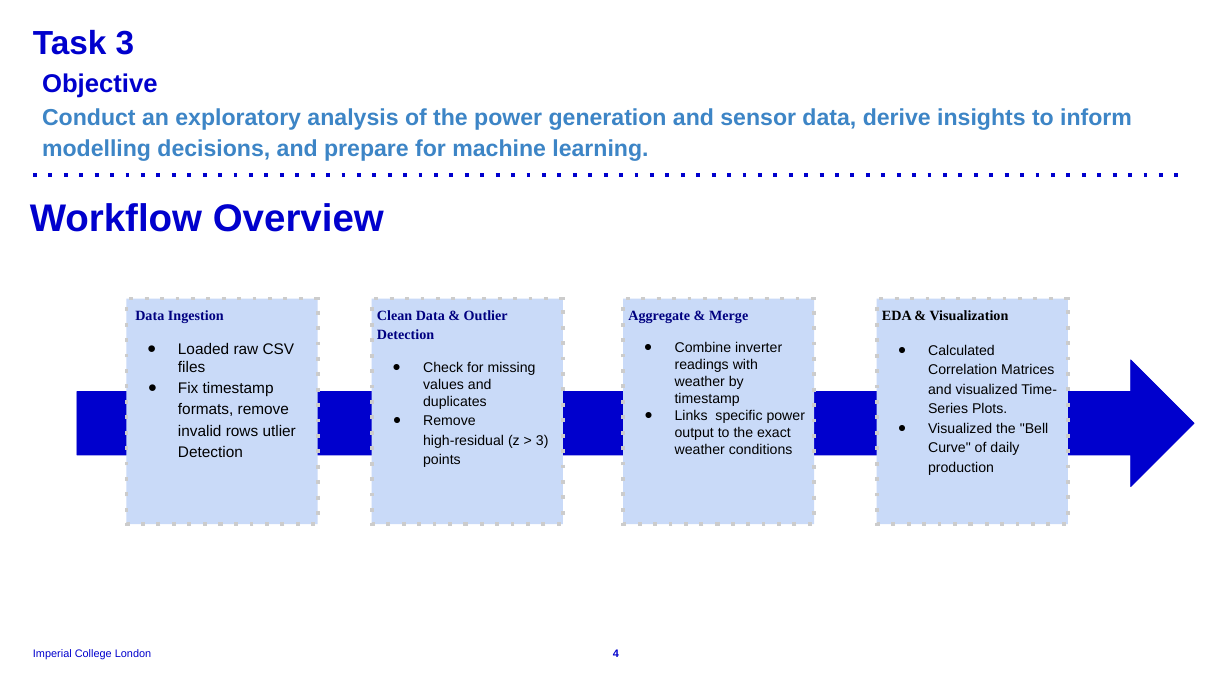
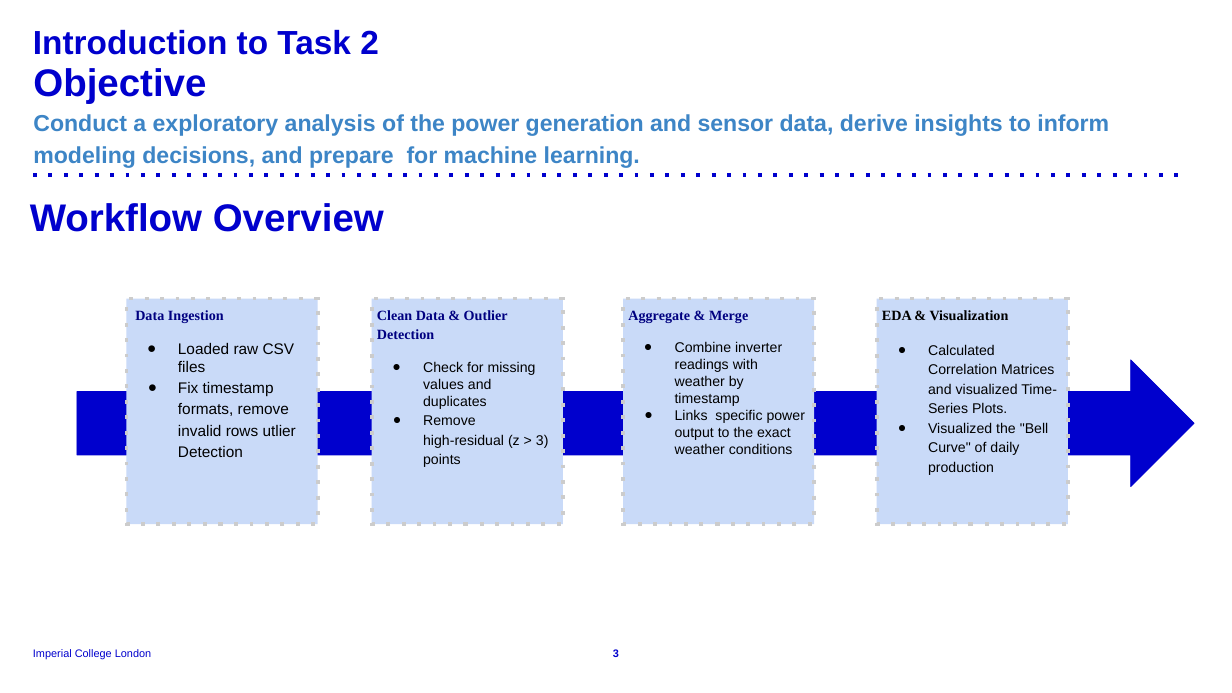
Before and after one commit to 852-mwkh/CIVE70111-Machine-Learning---Group-11, a slide deck: slide 3 of Machine Learning coursework presentation.pptx (slide 4 before the commit). Drawn at 1232x693 pixels with LibreOffice and Linux fonts; fonts in the diff are those of the drawing. Boxes give left, top, right and bottom in pixels: in the first picture for what was removed or moved away, otherwise in the second. Text is boxed around its words. In the diff, an @@ line names an element or a change of style, - is before the commit and + after.

```diff
--- a/Machine Learning coursework presentation.pptx
+++ b/Machine Learning coursework presentation.pptx
@@ title at <box>33,29,379,55</box>: text changed @@
-Task 3
+Introduction to Task 2
@@ text "Objective": place and size @@
-text "Objective" at <box>42,73,1132,161</box>
+text "Objective" at <box>33,68,1109,168</box>
@@ text at <box>33,68,206,104</box>: size 20 to 30 pt in "Objective" @@
@@ text at <box>33,114,1109,168</box>: text changed @@
-Conduct an exploratory analysis of the power generation and sensor data, derive insights to inform modelling decisions, and prepare for machine learning.
+Conduct a exploratory analysis of the power generation and sensor data, derive insights to inform modeling decisions, and prepare for machine learning.
@@ page number at <box>613,649,619,657</box>: text changed @@
-4
+3
```
Also in this commit, not shown: 7 other slides changed, 2 slides added, 4 slides removed, 4 other files.
